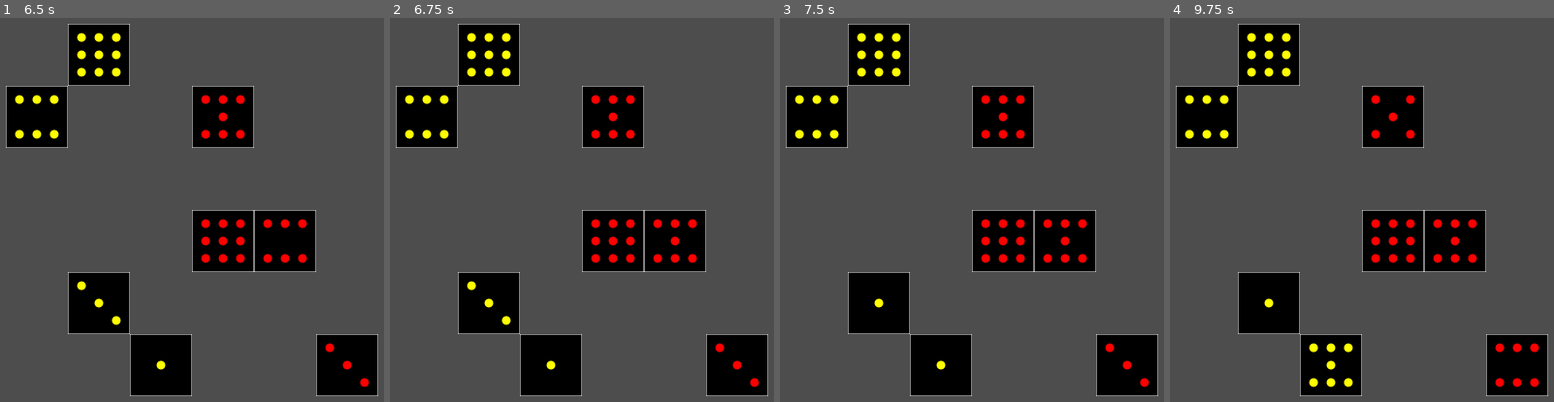
Above: before the commit, frames 1-4 (left to right).
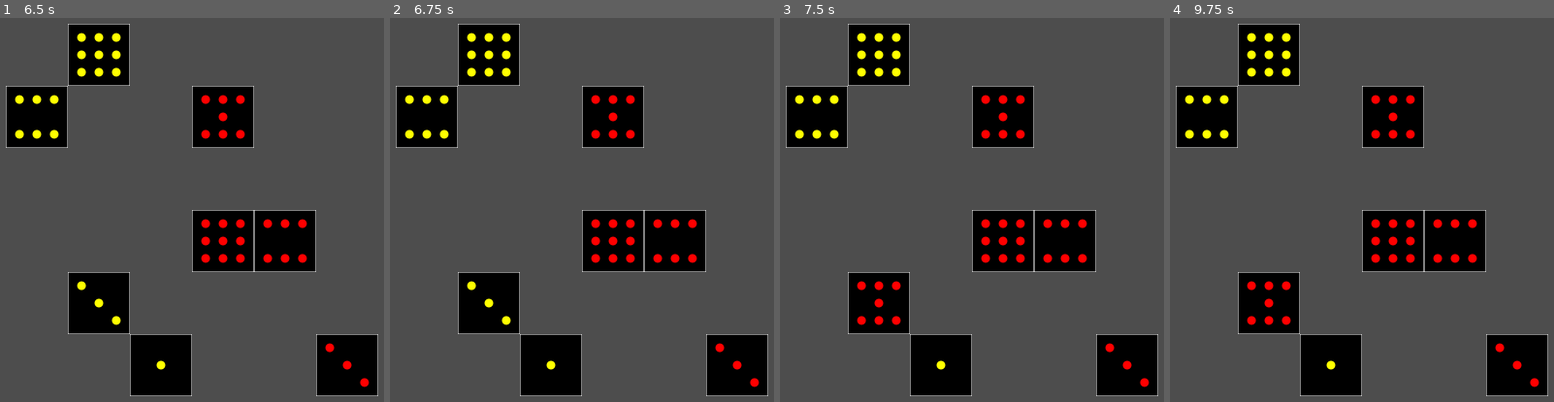
Above: after the commit, the same moments.

Repository: gturri/godot-test
Game: Godot game, scene res://test4-otnup/test4-otnup-main.tscn
Same seed, same stepped clock (60 frames per second), same inputs: the game is played once before the commit and once after it. The project has no main scene, so this scene is started directly.
Inputs (mouse positions are in pixels of both pictures, inside the frame that each line leads up to):
- Up to frame 1 (6.5 s): tap Enter at 0.5, 2, 3.5 s; move the mouse to (280, 213) at 0.52 s; press the mouse at (280, 213) at 0.53 s; hold Right (ui_right) 0.53-1.28 s; tap Space at 1.25, 2.75, 4.25 s; move the mouse to (84, 282) at 1.27 s; release the mouse at (84, 282) at 1.28 s; hold Left (ui_left) 1.28-2.03 s; click (84, 282) at 1.35 s; move the mouse to (222, 94) at 2.02 s; press the mouse at (222, 94) at 2.03 s; hold Right (ui_right) 2.03-3.53 s; move the mouse to (153, 386) at 2.77 s; release the mouse at (153, 386) at 2.78 s; click (153, 386) at 2.85 s; move the mouse to (314, 352) at 3.52 s; press the mouse at (314, 352) at 3.53 s; hold Left (ui_left) 3.53-5.78 s; move the mouse to (38, 144) at 4.27 s; release the mouse at (38, 144) at 4.28 s; click (38, 144) at 4.35 s; move the mouse to (199, 248) at 5.02 s; press the mouse at (199, 248) at 5.03 s; move the mouse to (107, 75) at 5.77 s; release the mouse at (107, 75) at 5.78 s; hold Right (ui_right) from 5.78 s (still down); click (107, 75) at 5.85 s
- Up to frame 2 (6.75 s): keep holding Right (ui_right); move the mouse to (670, 213) at 6.52 s; press the mouse at (670, 213) at 6.53 s
- Up to frame 3 (7.5 s): keep holding Right (ui_right); move the mouse to (864, 282) at 7.27 s; release the mouse at (864, 282) at 7.28 s; click (864, 282) at 7.35 s
- Up to frame 4 (9.75 s): move the mouse to (1392, 94) at 8.02 s; release Right (ui_right) at 8.03 s; press the mouse at (1392, 94) at 8.03 s; hold Left (ui_left) 8.03-9.53 s; move the mouse to (1323, 386) at 8.77 s; release the mouse at (1323, 386) at 8.78 s; click (1323, 386) at 8.85 s; move the mouse to (1484, 352) at 9.52 s; press the mouse at (1484, 352) at 9.53 s; hold Right (ui_right) from 9.53 s (still down)

Frame 1 is identical in both runs. In frame 2, less than 0.1% of the frame differs, in the area x 72-76%, y 56-60%; in frame 3, 0.4%; in frame 4, 1.0%, in the area x 19-97%, y 19-97%.

Commit message:
Check some validity rules before putting a card

Diff:
--- a/test4-otnup/test4-otnup-main.gd
+++ b/test4-otnup/test4-otnup-main.gd
@@ -4,11 +4,14 @@
 var decks = Array()
 var currentPlayer = 0
 var numberPlayers = 2
+var cardsPlayed = {}
+var nextCard
 
 # Called when the node enters the scene tree for the first time.
 func _ready():
 	createDeck()
 	createDeck()
+	drawNextCard()
 
 func createDeck():
 	var deck = deckScene.instantiate()
@@ -19,11 +22,37 @@
 	if event.is_action_pressed("select_tile"):
 		var mouse_pos = get_global_mouse_position()
 		var tile_pos = $TileMap.local_to_map(mouse_pos)
-		var card = decks[currentPlayer].draw()
-		var tile = Vector2i(card, currentPlayer)
-		print("tempGT: set_cell with tile " + str(tile))
+		if not canPutCard(tile_pos):
+			return
+		var tile = Vector2i(nextCard, currentPlayer)
 		$TileMap.set_cell(0, tile_pos, 1, tile)
+		# TODO: check if the player won, or if there are no cards left
+		cardsPlayed[tile_pos] = [nextCard, currentPlayer] #TODO: could be cleaner to have an ad hoc class instead of this Array
 		currentPlayer = (currentPlayer + 1) % numberPlayers
+		drawNextCard()
+
+func drawNextCard():
+	nextCard = decks[currentPlayer].draw()
+	# TODO: display this message in-game
+	print("next card (for player " + str(currentPlayer) + "): " + str(nextCard))
+
+func canPutCard(tile_pos):
+	if cardsPlayed.is_empty():
+		return true
+	if cardsPlayed.has(tile_pos):
+		var existingCard = cardsPlayed[tile_pos]
+		if existingCard[1] == currentPlayer:
+			# TODO: display this message in-game
+			print("ERR: a player cannot play on his or her own card")
+			return false
+		if nextCard > existingCard[0]:
+			return true
+		else:
+			print("ERR: card is not bigger than the existing one")
+			return false
+	# TODO: check that we're near an existing card
+	# TODO: check we're in a 6x6 square
+	return true
 
 # Called every frame. 'delta' is the elapsed time since the previous frame.
 func _process(_delta):
